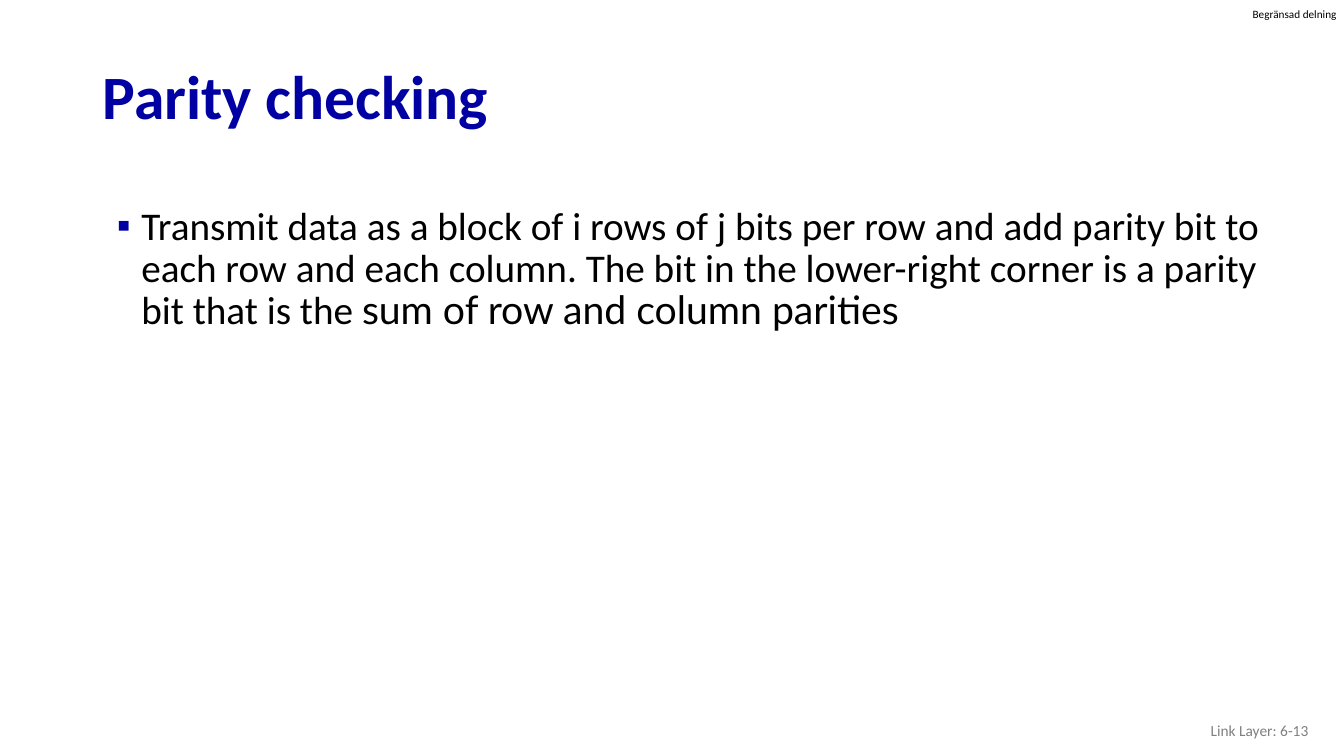
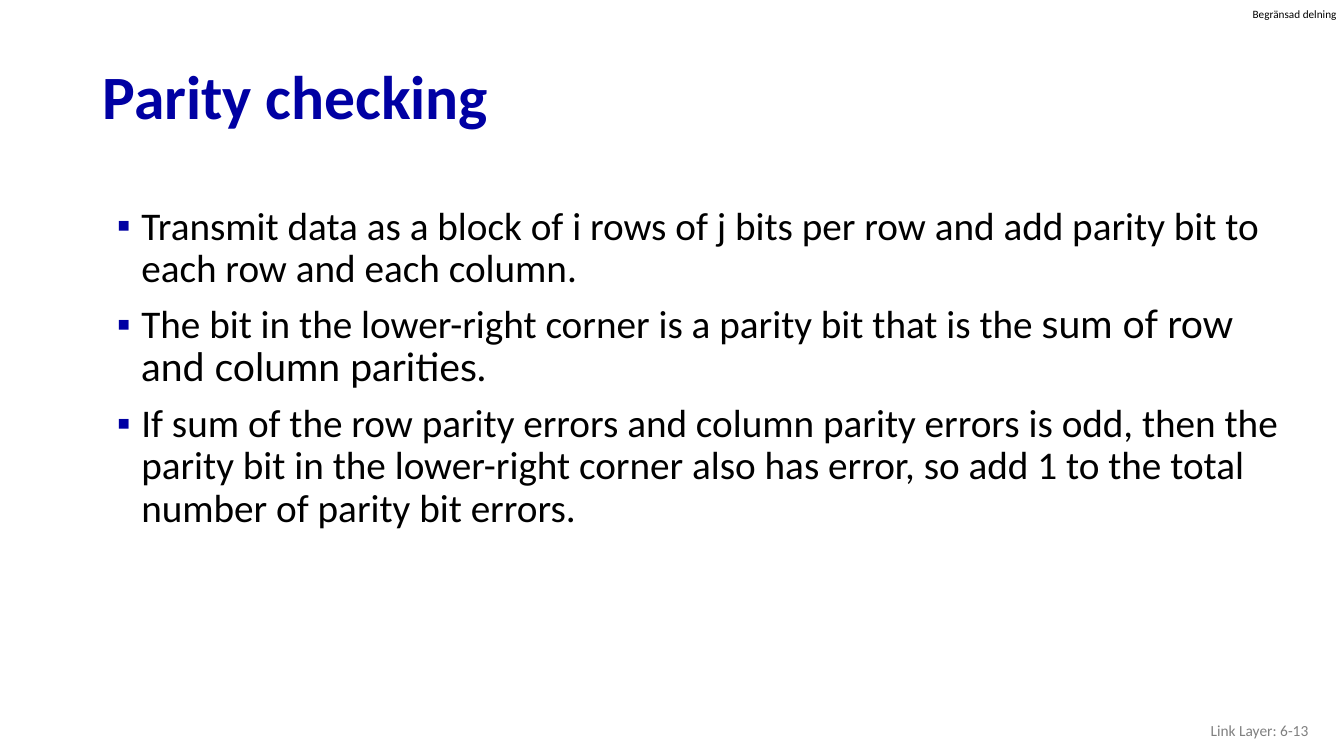
Before and after one commit to guhofstra/CSC175, a slide deck: slide 13 of PPTs/6.1 6.2 Introduction Error-Detection and -Correction Techniques.pptx. Drawn at 1344x756 pixels with LibreOffice and Linux fonts; fonts in the diff are those of the drawing. Boxes give left, top, right and bottom in pixels: in the first picture for what was removed or moved away, otherwise in the second. Text is boxed around its words. In the diff, an @@ line names an element or a change of style, - is before the commit and + after.

```diff
--- a/PPTs/6.1 6.2 Introduction Error-Detection and -Correction Techniques.pptx
+++ b/PPTs/6.1 6.2 Introduction Error-Detection and -Correction Techniques.pptx
@@ text at box(141, 212, 1278, 529): text changed @@
-▪ Transmit data as a block of i rows of j bits per row and add parity bit to each row and each column. The bit in the lower-right corner is a parity bit that is the sum of row and column parities
+▪ Transmit data as a block of i rows of j bits per row and add parity bit to each row and each column.
+▪ The bit in the lower-right corner is a parity bit that is the sum of row and column parities.
+▪ If sum of the row parity errors and column parity errors is odd, then the parity bit in the lower-right corner also has error, so add 1 to the total number of parity bit errors.
```
Also in this commit, not shown: 2 other slides changed, 1 slide added, 3 other files.
